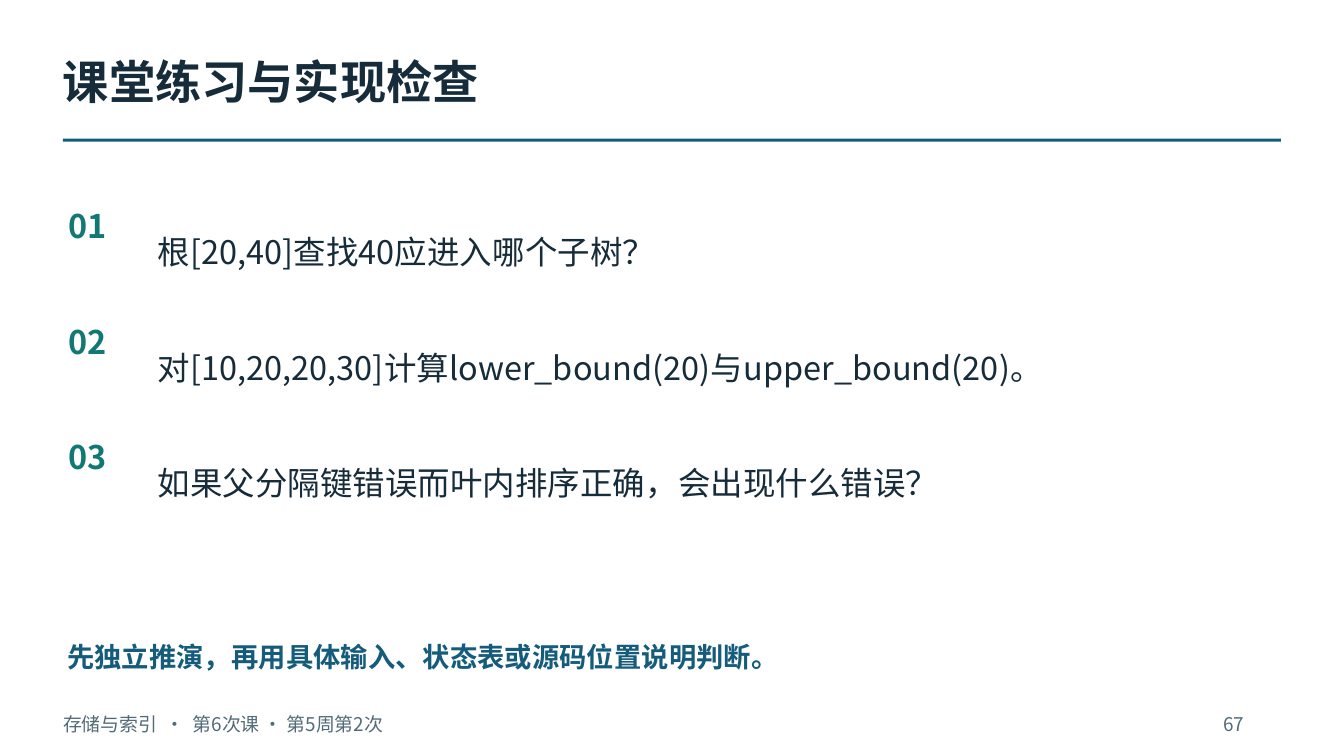
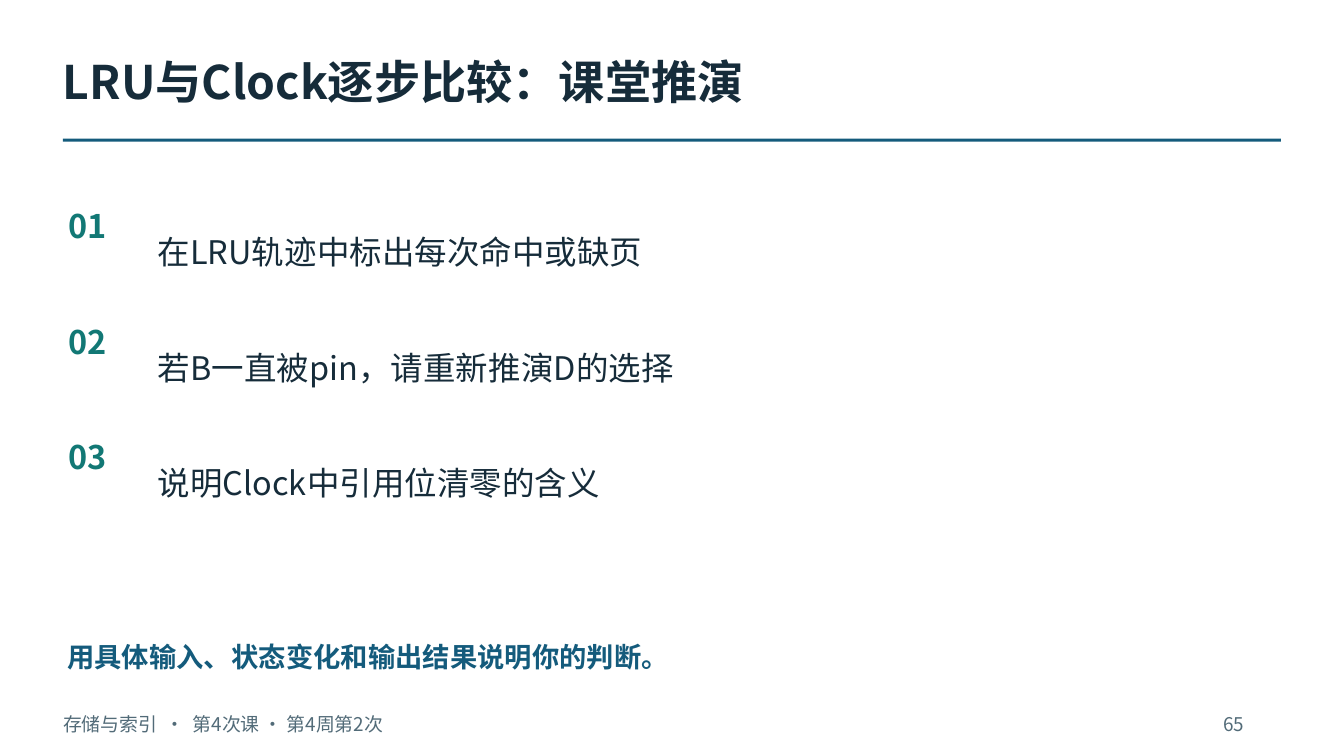
Before and after one commit to intellistream/database-kernel-course-student, a slide deck: slide 65 of 01_课件（第6版）/02_存储与索引.pptx (slide 67 before the commit). Drawn at 1344x756 pixels with LibreOffice and Linux fonts; fonts in the diff are those of the drawing. Boxes give left, top, right and bottom in pixels: in the first picture for what was removed or moved away, otherwise in the second. Text is boxed around its words. In the diff, an @@ line names an element or a change of style, - is before the commit and + after.

```diff
--- a/01_课件（第6版）/02_存储与索引.pptx
+++ b/01_课件（第6版）/02_存储与索引.pptx
@@ text at [63,59,744,104]: text changed @@
-课堂练习与实现检查
+LRU与Clock逐步比较：课堂推演
@@ text at [158,236,643,267]: text changed @@
-根[20,40]查找40应进入哪个子树？
+在LRU轨迹中标出每次命中或缺页
@@ text at [158,352,674,388]: text changed @@
-对[10,20,20,30]计算lower_bound(20)与upper_bound(20)。
+若B一直被pin，请重新推演D的选择
@@ text at [158,467,600,498]: text changed @@
-如果父分隔键错误而叶内排序正确，会出现什么错误？
+说明Clock中引用位清零的含义
@@ text at [67,643,669,670]: text changed @@
-先独立推演，再用具体输入、状态表或源码位置说明判断。
+用具体输入、状态变化和输出结果说明你的判断。
@@ text at [63,715,383,733]: text changed @@
-存储与索引 · 第6次课 · 第5周第2次
+存储与索引 · 第4次课 · 第4周第2次
@@ text at [1223,717,1244,731]: text changed @@
-67
+65
```
Also in this commit, not shown: 49 other slides changed, 154 slides added, 35 slides removed, 9 other files.
